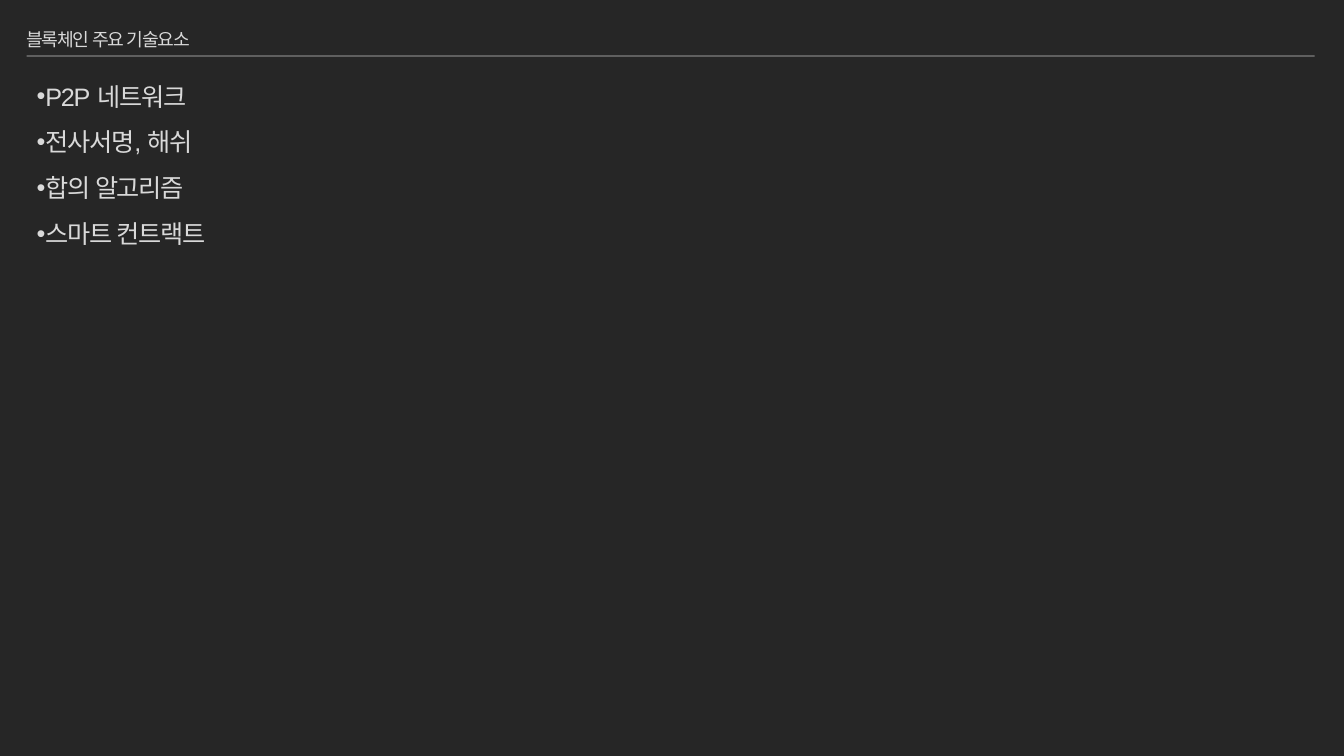
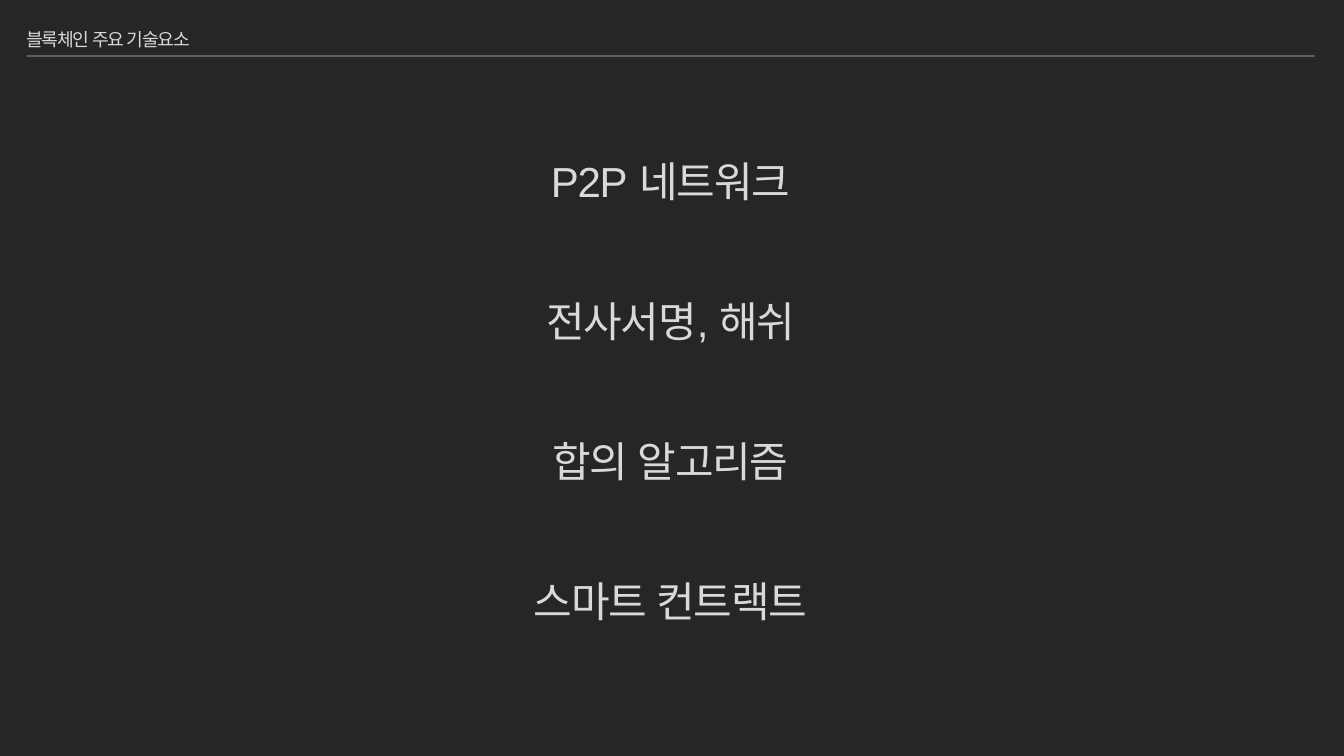
Before and after one commit to moss0801/blockchain-doc, a slide deck: slide 53 of General/Blockchain Part1.pptx. Drawn at 1344x756 pixels with LibreOffice and Linux fonts; fonts in the diff are those of the drawing. Boxes give left, top, right and bottom in pixels: in the first picture for what was removed or moved away, otherwise in the second. Text is boxed around its words. In the diff, an @@ line names an element or a change of style, - is before the commit and + after.

```diff
--- a/General/Blockchain Part1.pptx
+++ b/General/Blockchain Part1.pptx
@@ text "P2P 네트워크" at [534, 162, 807, 621]: size 18 to 30 pt; alignment left to centre; bullet • to none; line spacing 1.05 to 2.5 @@
```
Also in this commit, not shown: 6 other slides changed, 2 other files.
